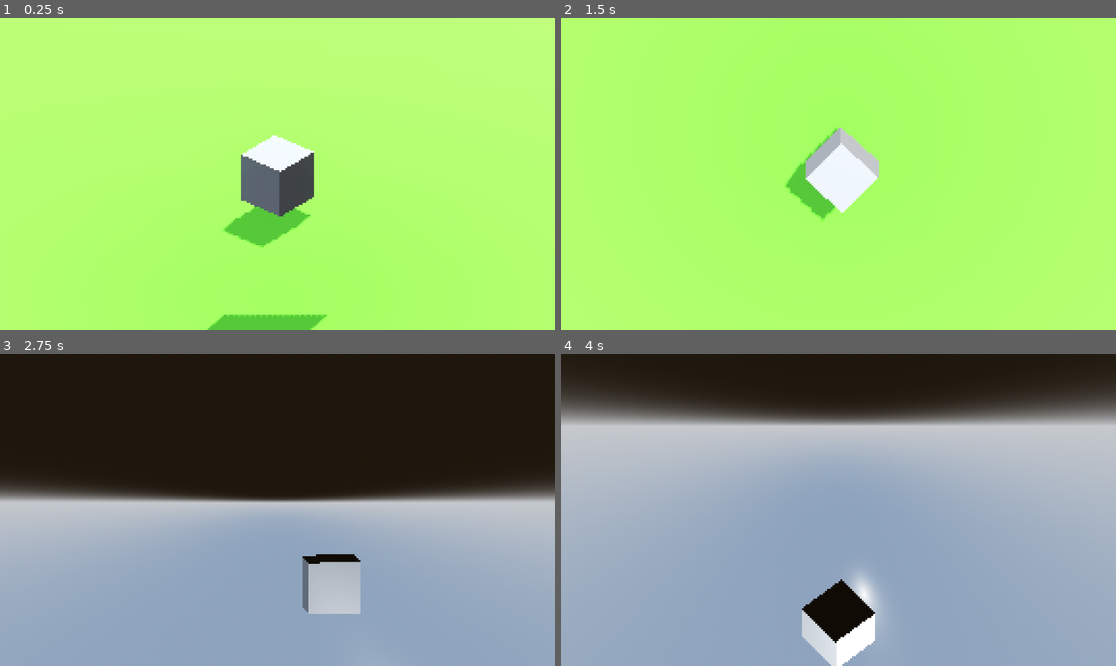
Above: before the commit, frames 1-4 (two rows, left to right).
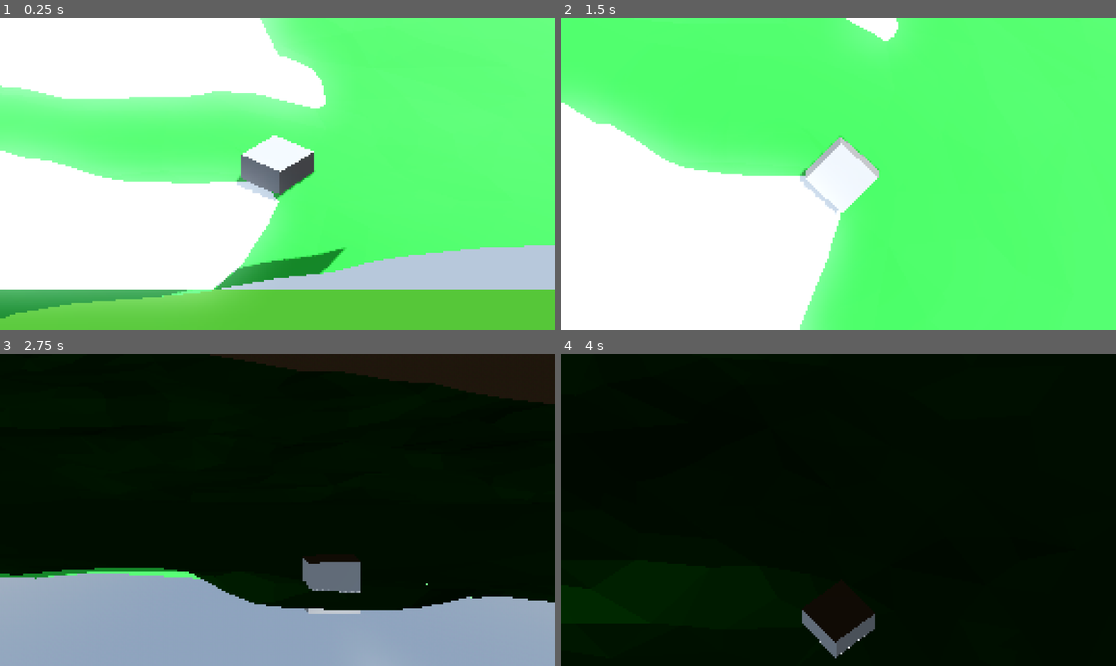
Above: after the commit, the same moments.

Repository: Sunewst/A-Lucky-Ducky-Framework
Game: Godot game, scene res://world.tscn
Two runs of this game, one before a commit and one after it. Both use one fixed random seed, a clock stepped at 60 frames per second and the inputs below.
Inputs (mouse positions are in pixels of both pictures, inside the frame that each line leads up to):
- Up to frame 1 (0.25 s): no input
- Up to frame 2 (1.5 s): tap Enter at 0.5 s; move the mouse to (960, 158) at 0.52 s; hold Right (Arrow_right) 0.53-1.28 s; hold Mouse wheel up (Zoom_in) 0.53-1.28 s; move the mouse to (727, 189) at 1.27 s; hold Left (Arrow_left) from 1.28 s (still down); tap Mouse wheel down (Zoom_out) at 1.35 s
- Up to frame 3 (2.75 s): tap Space at 2 s; move the mouse to (333, 441) at 2.02 s; release Left (Arrow_left) at 2.03 s; hold Right (Arrow_right) from 2.03 s (still down); hold Mouse wheel up (Zoom_in) from 2.03 s (still down)
- Up to frame 4 (4 s): move the mouse to (810, 572) at 2.77 s; release Mouse wheel up (Zoom_in) at 2.78 s; tap Mouse wheel down (Zoom_out) at 2.85 s; tap Enter at 3.5 s; move the mouse to (1005, 556) at 3.52 s; release Right (Arrow_right) at 3.53 s; hold Left (Arrow_left) from 3.53 s (still down); hold Mouse wheel up (Zoom_in) from 3.53 s (still down)

The runs differ from the first frame. In frame 1, 98% of the frame differs, in the area x 0-100%, y 0-100%; in frame 2, 98%; in frame 3, 71%; in frame 4, 99%.

Commit message:
add land

Diff:
--- a/a-lucky-ducky/world.tscn
+++ b/a-lucky-ducky/world.tscn
@@ -1,7 +1,8 @@
-[gd_scene load_steps=11 format=3 uid="uid://cvmjlwn0k5vjv"]
+[gd_scene load_steps=12 format=3 uid="uid://cvmjlwn0k5vjv"]
 
 [ext_resource type="Shader" uid="uid://bjrvr3aiiuthw" path="res://outlines.gdshader" id="1_f3sb7"]
 [ext_resource type="Script" uid="uid://bgtgv8c7khc0k" path="res://camera_controls.gd" id="1_fj7yv"]
+[ext_resource type="PackedScene" uid="uid://dyqsydj4id8wr" path="res://land.glb" id="3_tlwt5"]
 
 [sub_resource type="ProceduralSkyMaterial" id="ProceduralSkyMaterial_gv5m4"]
 sky_top_color = Color(0.435785, 0.507671, 0.607711, 1)
@@ -90,3 +91,6 @@
 extra_cull_margin = 16384.0
 mesh = SubResource("QuadMesh_tlwt5")
 skeleton = NodePath("../../../../..")
+
+[node name="land" parent="." instance=ExtResource("3_tlwt5")]
+transform = Transform3D(20, 0, 0, 0, 20, 0, 0, 0, 20, 0.267386, 0, 0.215566)
Binary file added: a-lucky-ducky/land.glb
Not shown, added: a-lucky-ducky/land.glb.import
